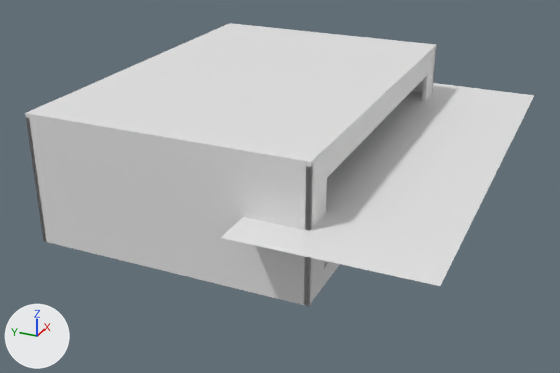
What one commit did to the Blender file Blender/Laundromat/laundromat.blend.
Rendered twice from a camera (50 mm lens) standing at (-17.9, -8.65, 9.11) and looking at (-0.83, -0.97, 0.57). Arrows for +X, +Y and +Z are at lower left; the lights stay in place. The first picture is the older version.

Names of what the first picture shows: 'NightBackdrop', 'RoomShell'.
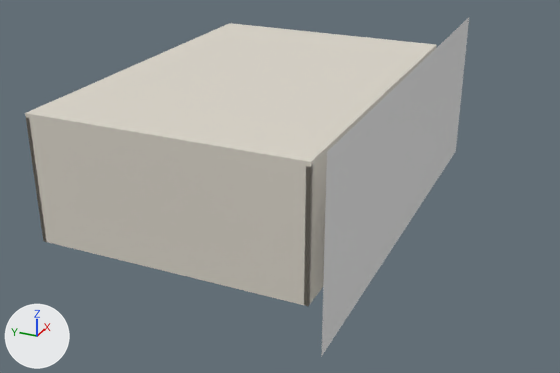
Location of each change, (x1, y1, x2, y2) in pixels of the pictures (560 x 373 px):
'RoomShell', recoloured (white to light grey)
    both: (25, 23, 437, 306)
'NightBackdrop', turned
    before: (221, 83, 534, 286)
    after: (321, 18, 469, 357)

Diff of the bpy script that builds the scene:
```diff
--- a/Blender/Laundromat/laundromat.blend.py
+++ b/Blender/Laundromat/laundromat.blend.py
@@ mat_shellpaint_material @@
+mat_shellpaint_material = principled_material('ShellPaint_Material')
+mat_shellpaint_material.base_color = (0.72, 0.68, 0.6)  # light grey #ddd7cb
+mat_shellpaint_material.roughness = 0.75
@@ me_roomshell_mesh @@
 me_roomshell_mesh.from_pydata(...)  # 64 vertices, 48 faces; spans x -5.0..5.0, y -3.5..3.5, z 0.0..3.3
+me_roomshell_mesh.materials.append(mat_shellpaint_material)  # light grey #ddd7cb
@@ ob_nightbackdrop @@
 ob_nightbackdrop.location = (0.0, -4.2, 1.8)
+ob_nightbackdrop.rotation_euler = (-1.571, 0.0, 0.0)  # degrees (-90, 0, 0)
 ob_nightbackdrop.scale = (6.0, 2.2, 1.0)
```
